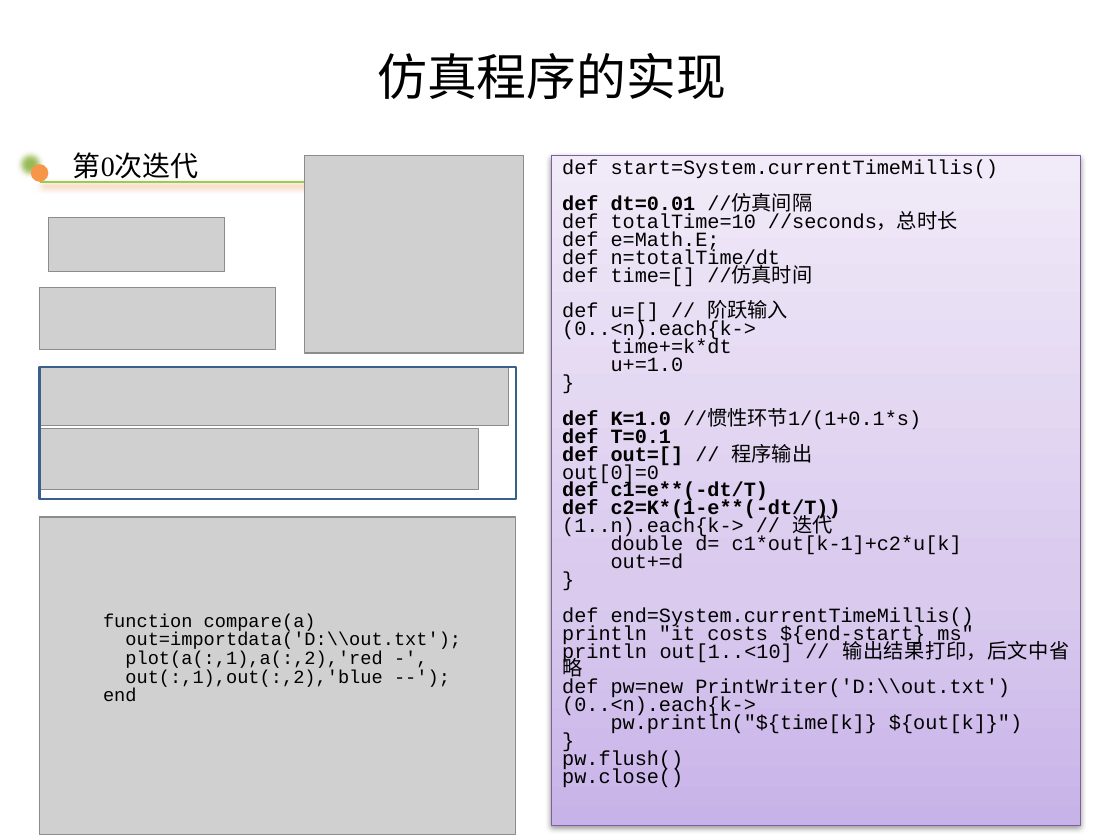
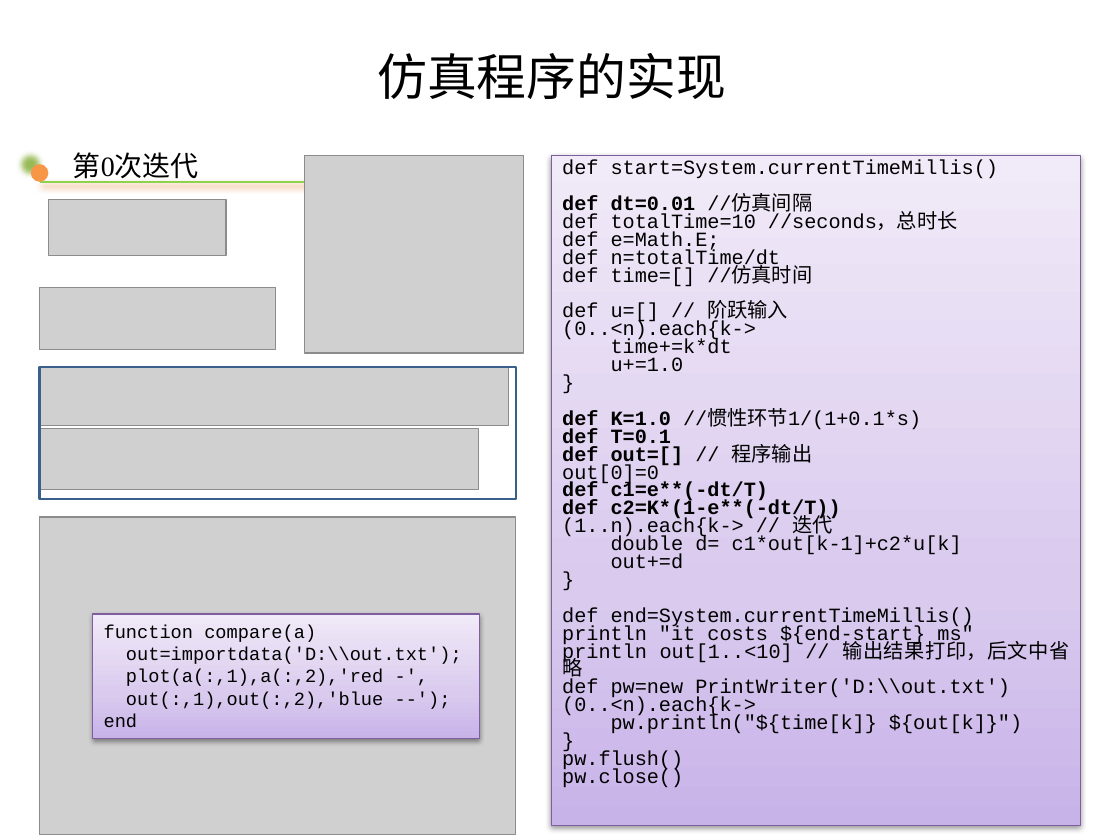
Before and after one commit to gongwm/graduate, a slide deck: slide 25 of 论文/水电机组控制与故障诊断_M201373325_胡弦_基于敏捷方法的水轮机仿真软件设计与实现.pptm (slide 24 before the commit). Drawn at 1120x840 pixels with LibreOffice and Linux fonts; fonts in the diff are those of the drawing; grey boxes stand for pictures; background and template pictures are left out. Boxes give left, top, right and bottom in pixels: in the first picture for what was removed or moved away, otherwise in the second. Text is boxed around its words. In the diff, an @@ line names an element or a change of style, - is before the commit and + after.

```diff
--- a/论文/水电机组控制与故障诊断_M201373325_胡弦_基于敏捷方法的水轮机仿真软件设计与实现.pptm
+++ b/论文/水电机组控制与故障诊断_M201373325_胡弦_基于敏捷方法的水轮机仿真软件设计与实现.pptm
@@ picture: place and size @@
-picture at (48, 217, 224, 272)
+picture at (48, 199, 226, 255)
@@ table removed at (57, 614, 480, 719), 1 rows, 1 columns @@
-function compare(a) / out=importdata('D:\\out.txt'); / plot(a(:,1),a(:,2),'red -', / out(:,1),out(:,2),'blue --'); / end
@@ rectangle added at (93, 614, 480, 738), fill gradient #C9B5E8 to #D8CBEE to #F0EAF9, outline #7D60A0 0.75 pt, 12 pt, text #000000 @@
+function compare(a)
+out=importdata('D:\\out.txt');
+plot(a(:,1),a(:,2),'red -',
+out(:,1),out(:,2),'blue --');
+end
```
Also in this commit, not shown: 26 other slides changed, 5 slides added, 7 other files.
